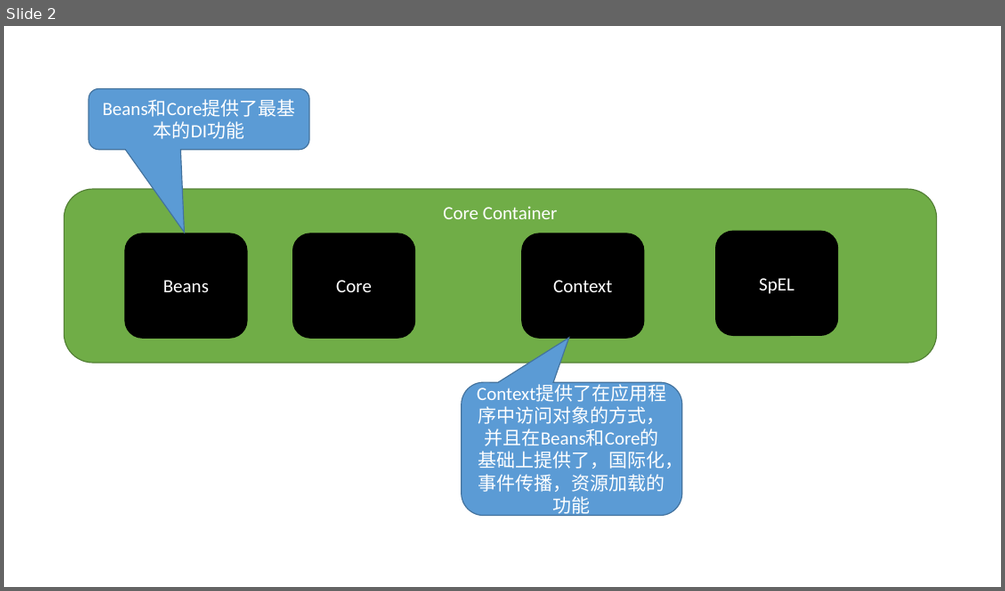
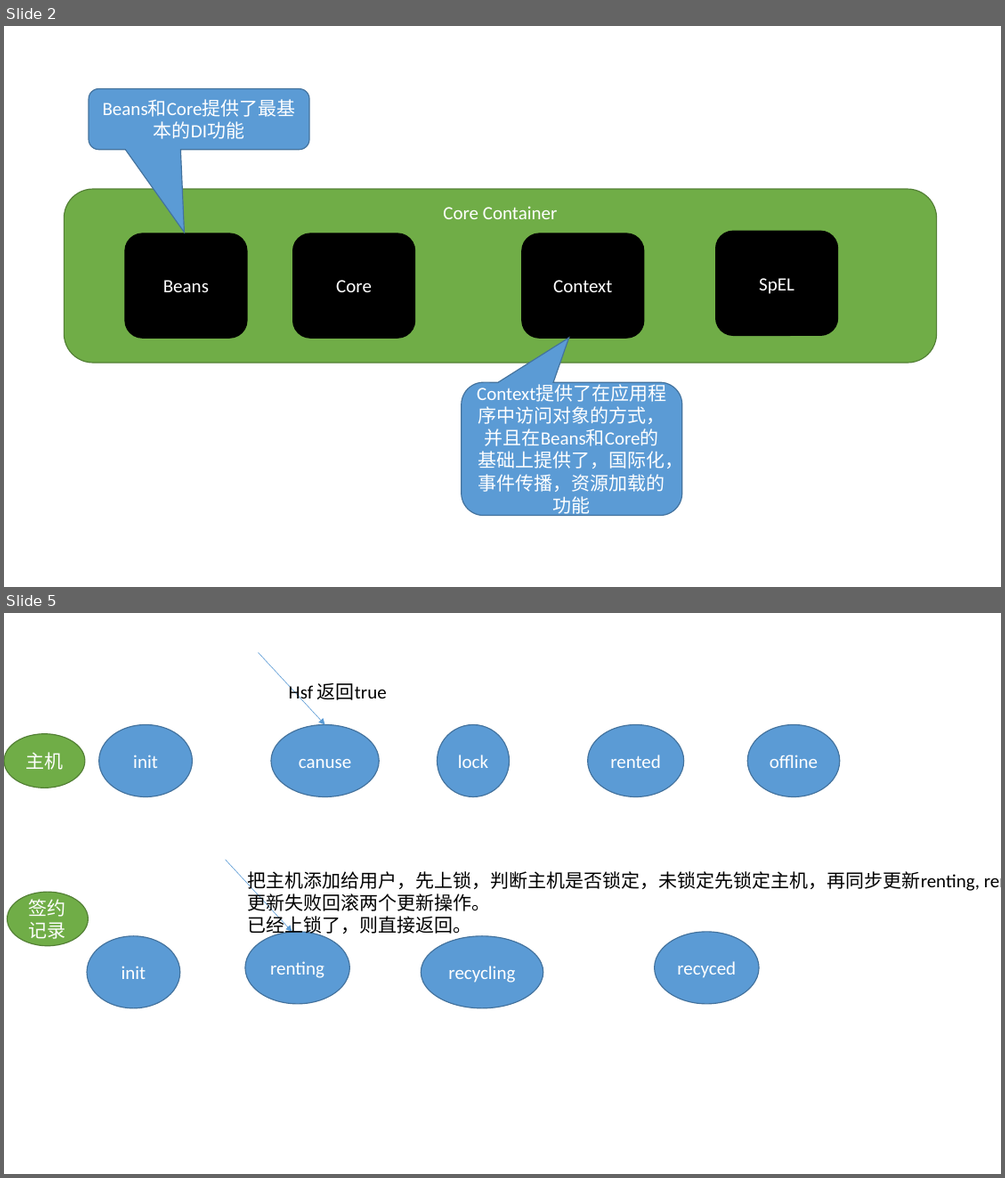
Before and after one commit to ThinerZQ/ThinerZQ.github.io, a slide deck: source/技术图集.pptx. Shown one above the other, each under a label of ours: slide 2 before the commit, slides 2 and 5 after it; the slides between them are not shown. The pictures are 1005x591 and 1005x1178 pixels, drawn with LibreOffice and Linux fonts; fonts in the diff are those of the drawing. Boxes give left, top, right and bottom in pixels: in the first picture for what was removed or moved away, otherwise in the second. Text is boxed around its words. In the diff, an @@ line names an element or a change of style, - is before the commit and + after.

```diff
--- a/source/技术图集.pptx
+++ b/source/技术图集.pptx
@@ slide 5 added at box(4, 613, 1001, 1174), background #FFFFFF @@
@@ arrow added from (259, 653) to (324, 724), #5B9BD5 0.5 pt @@
@@ text added at box(289, 683, 387, 704), 18 pt, text #000000 @@
+Hsf 返回true
@@ ellipse added at box(4, 734, 85, 788), fill #70AD47, outline #538035 1 pt, 18 pt, text #FFFFFF @@
+主机
@@ ellipse added at box(99, 724, 193, 796), fill #5B9BD5, outline #43739E 1 pt, 18 pt, text #FFFFFF @@
+init
@@ ellipse added at box(271, 724, 379, 796), fill #5B9BD5, outline #43739E 1 pt, 18 pt, text #FFFFFF @@
+canuse
@@ ellipse added at box(437, 724, 509, 796), fill #5B9BD5, outline #43739E 1 pt, 18 pt, text #FFFFFF @@
+lock
@@ ellipse added at box(588, 724, 685, 796), fill #5B9BD5, outline #43739E 1 pt, 18 pt, text #FFFFFF @@
+rented
@@ ellipse added at box(747, 724, 840, 796), fill #5B9BD5, outline #43739E 1 pt, 18 pt, text #FFFFFF @@
+offline
@@ arrow added from (226, 860) to (291, 932), #5B9BD5 0.5 pt @@
@@ text added at box(248, 871, 979, 937), 18 pt, text #000000 @@
+把主机添加给用户，先上锁，判断主机是否锁定，未锁定先锁定主机，再同步更新renting, rented。
+更新失败回滚两个更新操作。
+已经上锁了，则直接返回。
@@ ellipse added at box(7, 892, 88, 946), fill #70AD47, outline #538035 1 pt, 18 pt, text #FFFFFF @@
+签约记录
@@ ellipse added at box(245, 932, 350, 1004), fill #5B9BD5, outline #43739E 1 pt, 18 pt, text #FFFFFF @@
+renting
@@ ellipse added at box(655, 932, 760, 1004), fill #5B9BD5, outline #43739E 1 pt, 18 pt, text #FFFFFF @@
+recyced
@@ ellipse added at box(87, 936, 180, 1008), fill #5B9BD5, outline #43739E 1 pt, 18 pt, text #FFFFFF @@
+init
@@ ellipse added at box(421, 936, 544, 1008), fill #5B9BD5, outline #43739E 1 pt, 18 pt, text #FFFFFF @@
+recycling
```
Also in this commit, not shown: 2 other slides added, 1 slide removed, 5 other files.
